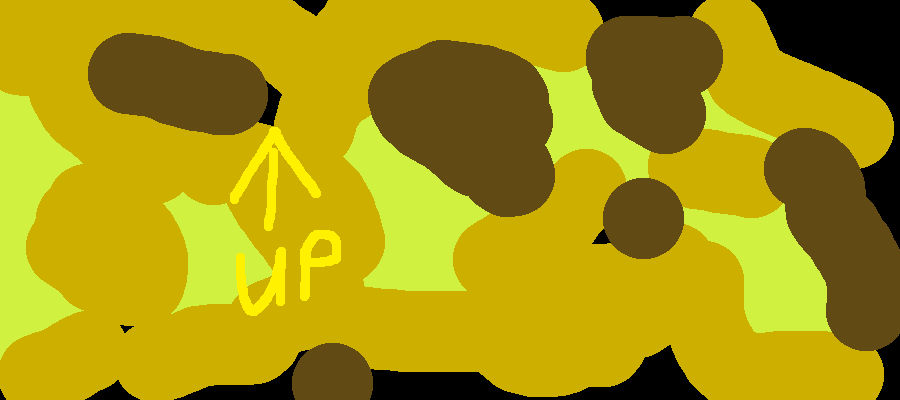
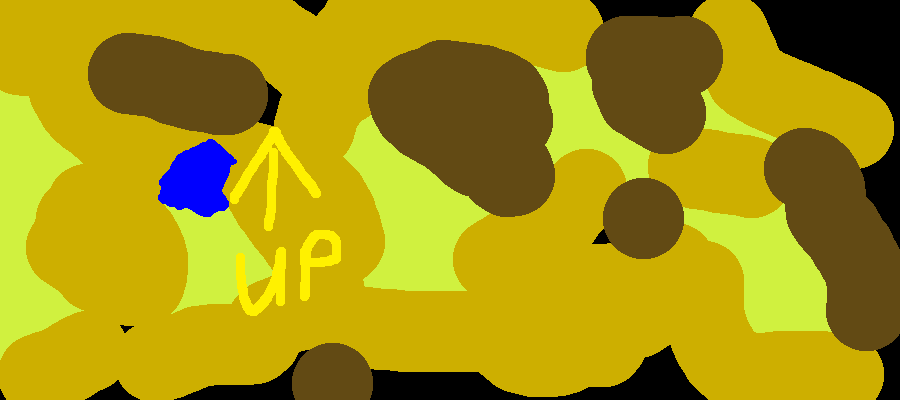
Layers edited between the first and the second 900×400 image:
painted on "Surface" over [158, 139, 237, 217]
